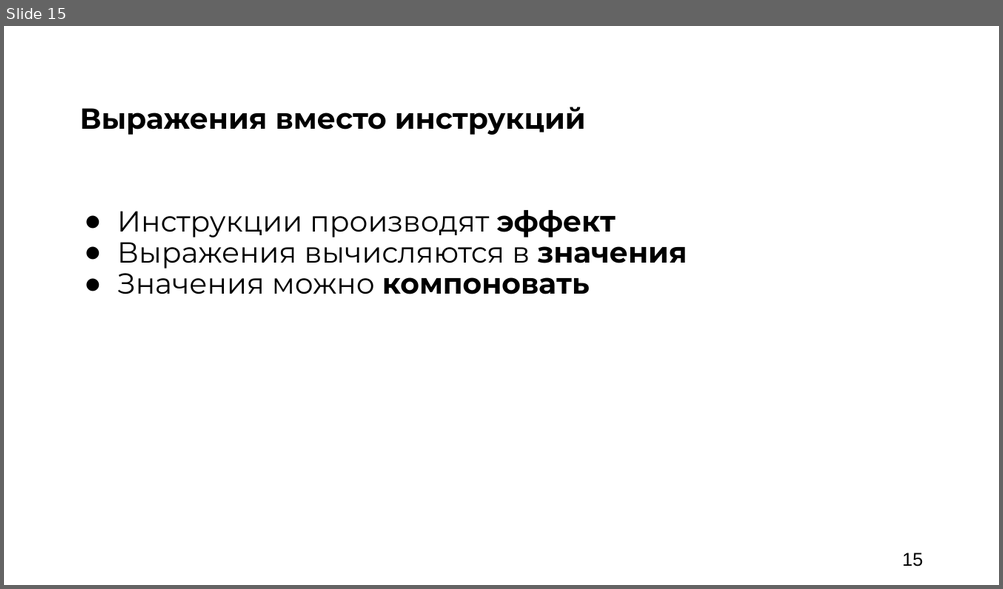
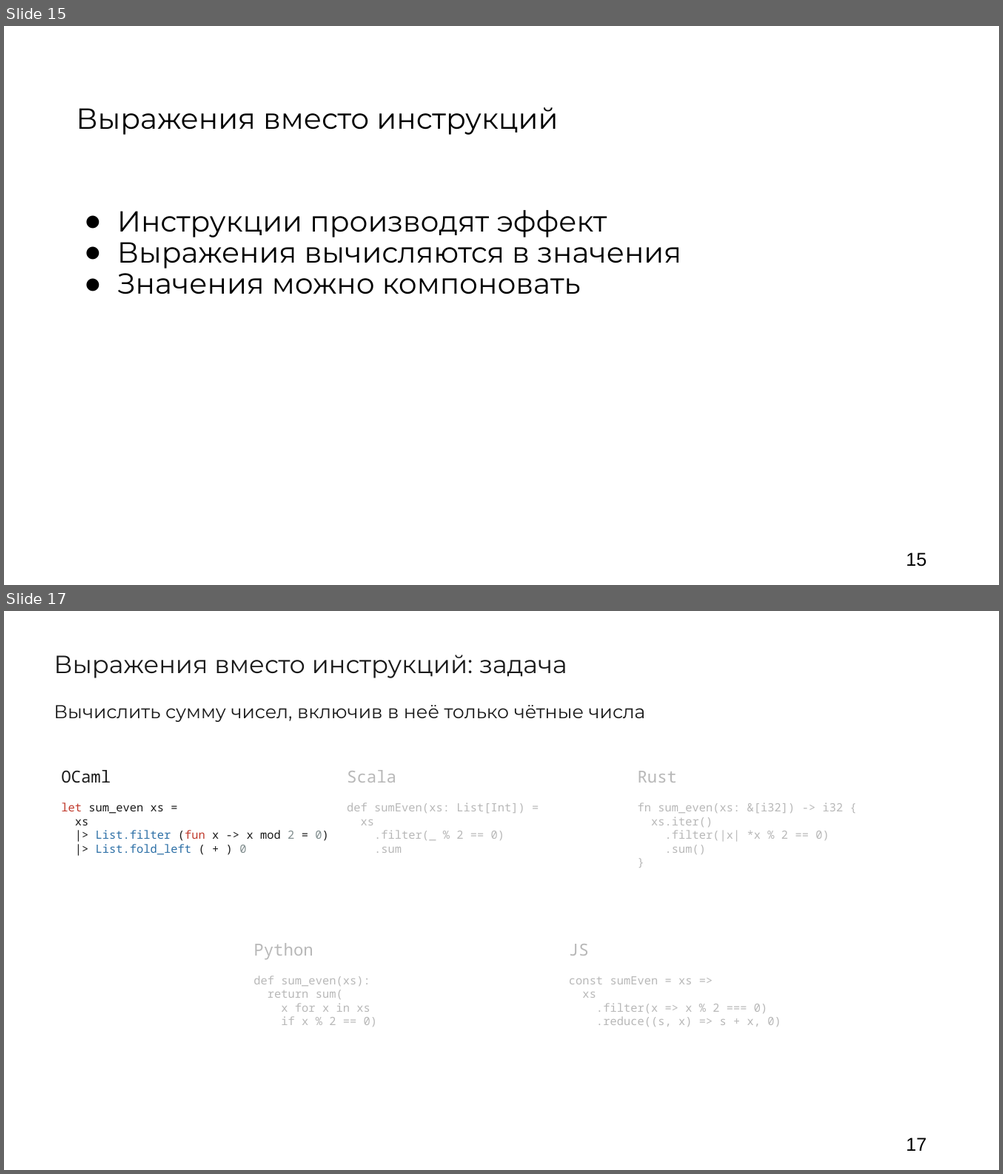
Before and after one commit to argent-smith/presentations, a slide deck: FP_Talk_2026/nastachku/presentation.pptx. Shown one above the other, each under a label of ours: slide 15 before the commit, slides 15 and 17 after it; the slides between them are not shown. The pictures are 1003x589 and 1003x1174 pixels, drawn with LibreOffice and Linux fonts; fonts in the diff are those of the drawing; background and template pictures are left out. Boxes give left, top, right and bottom in pixels: in the first picture for what was removed or moved away, otherwise in the second. Text is boxed around its words. In the diff, an @@ line names an element or a change of style, - is before the commit and + after.

```diff
--- a/FP_Talk_2026/nastachku/presentation.pptx
+++ b/FP_Talk_2026/nastachku/presentation.pptx
@@ slide 17 added at <box>4,611,999,1170</box>, background #FFFFFF @@
@@ text added at <box>54,655,567,678</box>, 24 pt, text #1A1A1A @@
+Выражения вместо инструкций: задача
@@ text added at <box>54,705,646,722</box>, 18 pt, text #1A1A1A @@
+Вычислить сумму чисел, включив в неё только чётные числа
@@ text added at <box>61,770,111,783</box>, 16 pt, text #1A1A1A @@
+OCaml
@@ text added at <box>347,770,396,783</box>, 16 pt, text #B8B8B8 @@
+Scala
@@ text added at <box>637,771,677,783</box>, 16 pt, text #B8B8B8 @@
+Rust
@@ text added at <box>61,803,329,855</box>, 11 pt, text #1A1A1A @@
+let sum_even xs =
+xs
+|> List.filter (fun x -> x mod 2 = 0)
+|> List.fold_left ( + ) 0
@@ text added at <box>347,803,525,853</box>, 11 pt, text #B8B8B8 @@
+def sumEven(xs: List[Int]) =
+xs
+.filter(_ % 2 == 0)
+.sum
@@ text added at <box>637,803,843,854</box>, 11 pt, text #B8B8B8 @@
+fn sum_even(xs: &[i32]) -> i32 {
+xs.iter()
+.filter(|x| *x % 2 == 0)
+.sum()
+}
@@ text added at <box>253,943,313,960</box>, 16 pt, text #B8B8B8 @@
+Python
@@ text added at <box>569,944,589,956</box>, 16 pt, text #B8B8B8 @@
+JS
@@ text added at <box>253,976,378,1027</box>, 11 pt, text #B8B8B8 @@
+def sum_even(xs):
+return sum(
+x for x in xs
+if x % 2 == 0)
@@ text added at <box>569,977,781,1027</box>, 11 pt, text #B8B8B8 @@
+const sumEven = xs =>
+xs
+.filter(x => x % 2 === 0)
+.reduce((s, x) => s + x, 0)
@@ page number added at <box>905,1138,926,1151</box>, 18 pt, text #000000 @@
+17
@@ slide 15 changed as well @@
@@ text "Выражения вместо инструкций" at <box>76,107,558,135</box>: bold off @@
@@ text "Инструкции производят эффект" at <box>117,210,681,295</box>: bold off in "эффект", "значения", "компоновать" @@
@@ page number: place and size @@
-page number at <box>902,553,922,567</box>
+page number at <box>905,553,926,567</box>
```
Also in this commit, not shown: 16 other slides changed, 41 other slides added, 34 slides removed, 13 other files.
